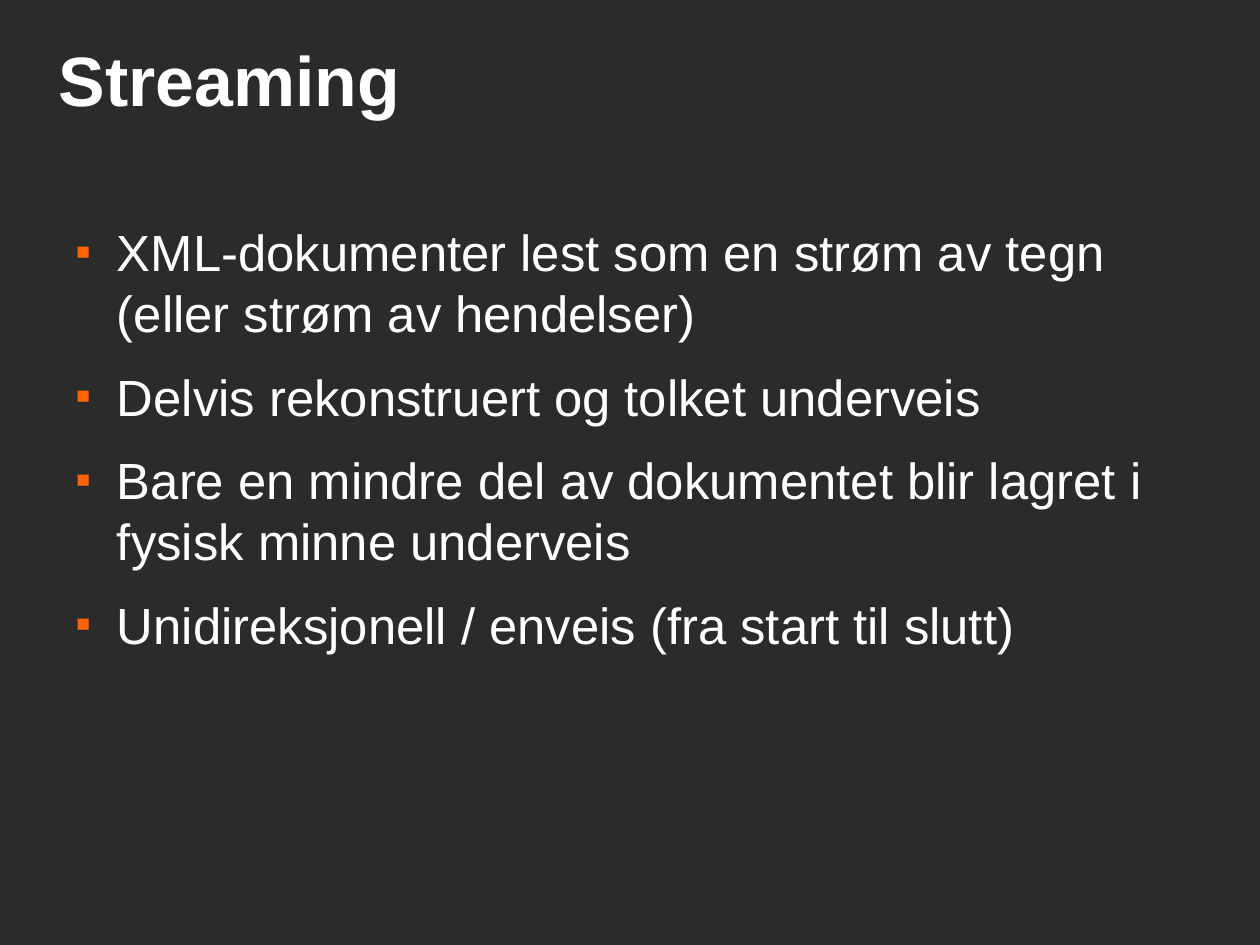
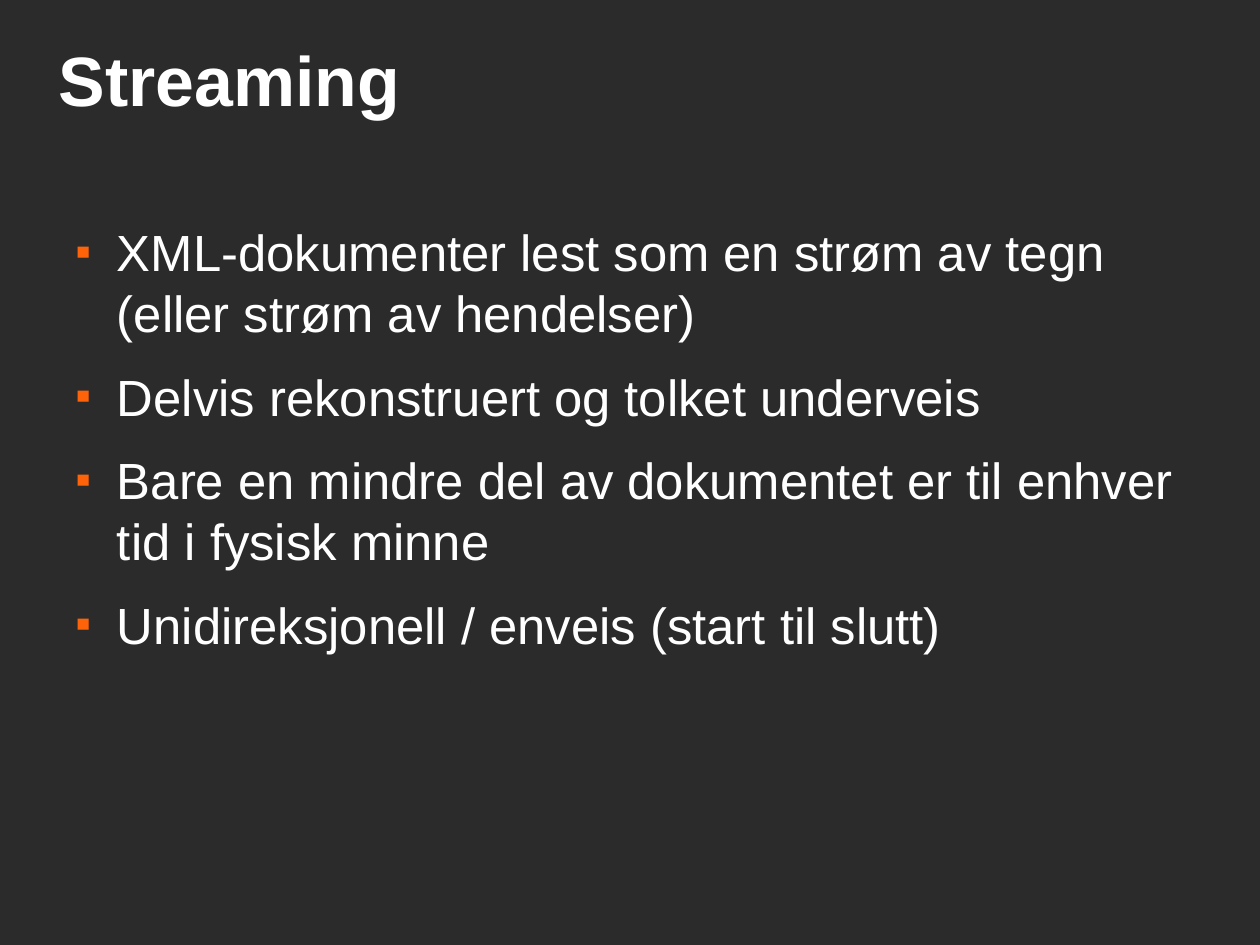
Before and after one commit to andrerav/xqft-parser, a slide deck: slide 3 of doc/sax.odp. Drawn at 1260x945 pixels with LibreOffice and Linux fonts; fonts in the diff are those of the drawing; background and template pictures are left out; a plain dark background stands for a picture behind light text. Boxes give left, top, right and bottom in pixels: in the first picture for what was removed or moved away, otherwise in the second. Text is boxed around its words. In the diff, an @@ line names an element or a change of style, - is before the commit and + after.

```diff
--- a/doc/sax.odp
+++ b/doc/sax.odp
@@ text at <box>117,462,1172,654</box>: text changed @@
-■ Bare en mindre del av dokumentet blir lagret i fysisk minne underveis
-■ Unidireksjonell / enveis (fra start til slutt)
+■ Bare en mindre del av dokumentet er til enhver tid i fysisk minne
+■ Unidireksjonell / enveis (start til slutt)
```
Also in this commit, not shown: 6 other slides changed.
